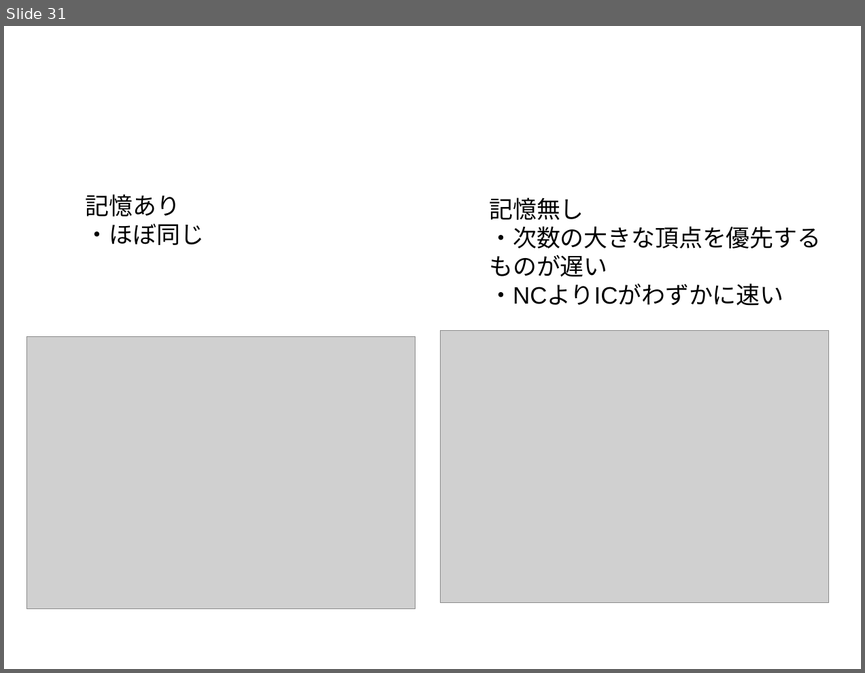
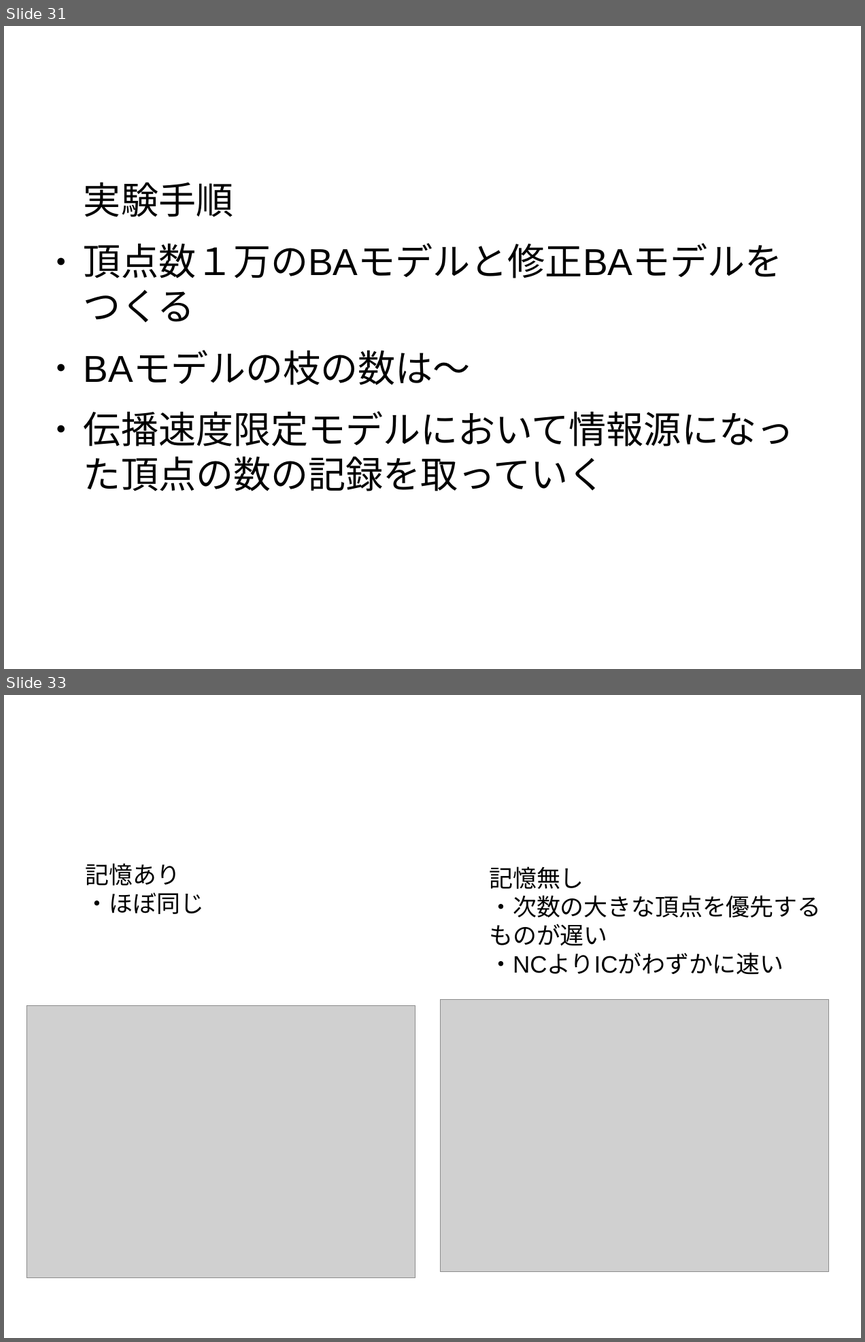
Before and after one commit to awesomest/NetWork_g-2015, a slide deck: 中間発表.odp. Shown one above the other, each under a label of ours: slide 31 before the commit, slides 31 and 33 after it; the slides between them are not shown. The pictures are 865x673 and 865x1342 pixels, drawn with LibreOffice and Linux fonts; fonts in the diff are those of the drawing; grey boxes stand for pictures; background and template pictures are left out. Boxes give left, top, right and bottom in pixels: in the first picture for what was removed or moved away, otherwise in the second. Text is boxed around its words. In the diff, an @@ line names an element or a change of style, - is before the commit and + after.

```diff
--- a/中間発表.odp
+++ b/中間発表.odp
@@ slide 31 added at (4, 26, 861, 669), background #FFFFFF @@
@@ title added at (47, 52, 651, 159), 47.6 pt, text #FFFFFF @@
+演習
@@ text added at (84, 182, 793, 491), 34.7 pt, text #000000 @@
+実験手順
+● 頂点数１万のBAモデルと修正BAモデルをつくる
+● BAモデルの枝の数は〜
+● 伝播速度限定モデルにおいて情報源になった頂点の数の記録を取っていく
@@ what was slide 31 is now slide 33 @@
```
Also in this commit, not shown: 14 slides changed, 8 other slides added.
